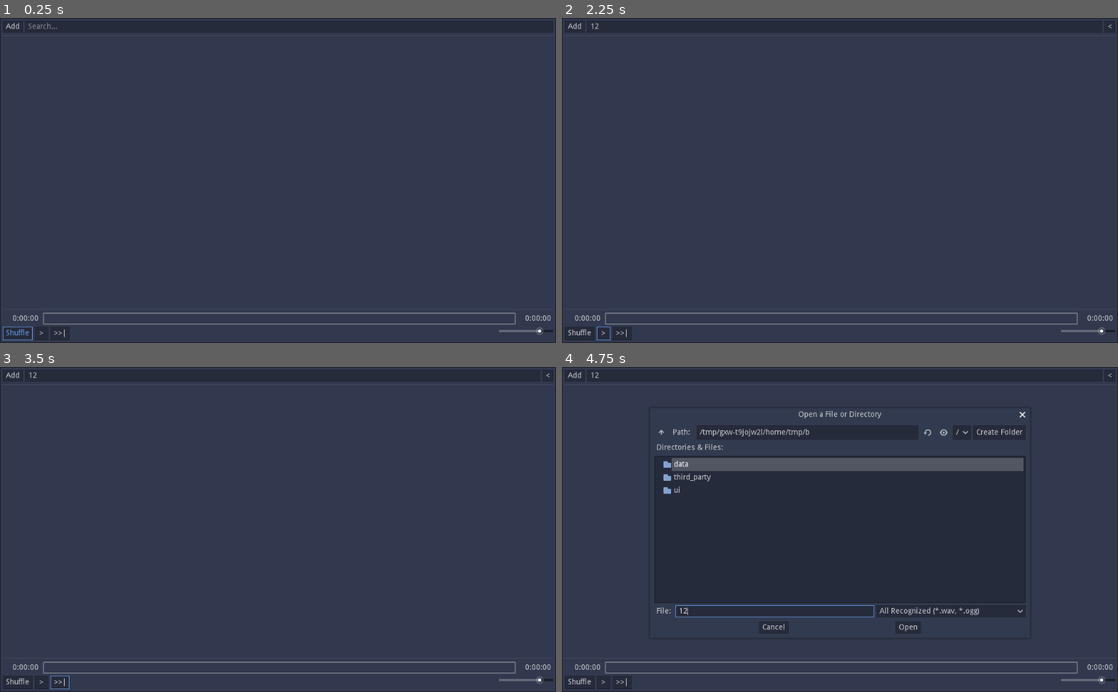
Above: before the commit, frames 1-4 (two rows, left to right).
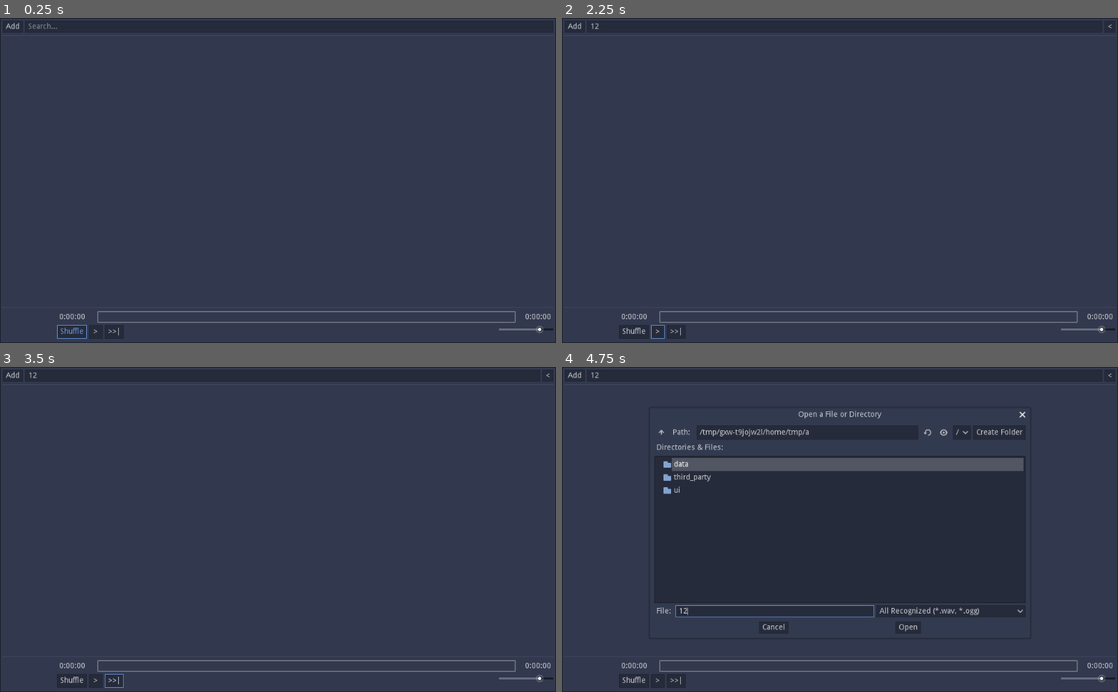
Above: after the commit, the same moments.

Repository: Wcubed/simple_music_player
Game: Godot game, scene res://ui/main.tscn
The game is run twice, just before and just after one commit, with the same random seed, the same clock (stepped at 60 frames per second) and the same inputs.
Inputs (mouse positions are in pixels of both pictures, inside the frame that each line leads up to):
- Up to frame 1 (0.25 s): no input
- Up to frame 2 (2.25 s): click (851, 27) at 0.52 s; type "12" at 0.6 s; click "Shuffle" at 1.25 s; click ">" at 2 s
- Up to frame 3 (3.5 s): click ">>|" at 2.75 s
- Up to frame 4 (4.75 s): click "Add" at 3.5 s; click (773, 610) at 4.27 s; type "12" at 4.35 s

The runs differ from the first frame. In frame 1, 1.8% of the frame differs, in the area x 0-100%, y 90-100%; in frame 2, 1.8%; in frame 3, 1.8%; in frame 4, 1.8%.

Commit message:
+ Can now load detached cover images.

Diff:
--- a/data/background_worker/background_worker.gd
+++ b/data/background_worker/background_worker.gd
@@ -3,21 +3,33 @@
 # Should be handled "deferred", otherwise the target function isn't called.
 signal results_ready()
 
-# TASK_SCAN_SONGS: scan a directory for songs, or check if a file is a song.
-# data: the path to the directory or file
-# result: a list of songs (if there are any)
-enum {TASK_SCAN_SONGS}
+# type: TASK_SCAN_SONGS - scan a directory for songs, or check if a file is a song.
+# task:
+#   path: directory or file to scan.
+# result:
+#   songs: Array of found `Songs`
+# type: TASK_LOAD_COVER_IMAGE - load a cover image for a song, if it exists.
+# task:
+#   path: path to the song to load thee cover image for.
+#   song_idx: index of the song in the library, for returning in the result
+# result:
+#   image: cover image
+#   song_idx: index of the song in the library.
+#
+enum {TASK_SCAN_SONGS, TASK_LOAD_COVER_IMAGE}
 
 const AUDIO_FILE_FILTERS := ["*.wav", "*.ogg"]
+const COVER_ART_FILE_EXTENSIONS := ["jpg", "png"]
 
 var Song := preload("../song.gd")
-var Result := preload("worker_result.gd")
 
 var _exit_thread := false
 
-# A queue of `worker_task`.
+# A queue of dictionaries specifying a task.
+# See the TASK_* enum for dictionary contents.
 var _work_queue := []
-# An array of `worker_result`
+# An array of dictionaries of task results.
+# See the TASK_* enum for dictionary contents.
 var _results := []
 
 var _current_result_data := []
@@ -45,7 +57,7 @@
 	_thread.wait_to_finish()
 
 
-func add_task(task: Object):
+func add_task(task: Dictionary):
 	_mutex.lock()
 	_work_queue.append(task)
 	_mutex.unlock()
@@ -77,25 +89,46 @@
 
 func _thread_do_work():
 	_mutex.lock()
-	var task: Object = _work_queue.pop_front()
+	var task: Dictionary = _work_queue.pop_front()
 	_mutex.unlock()
 
 	_current_result_data = []
 
-	if task.task_type == TASK_SCAN_SONGS:
-		var path: String = task.data
+	var task_type: int = task["type"]
+
+	if task_type == TASK_SCAN_SONGS:
+		var path: String = task["path"]
 		if _file_checker.file_exists(path):
 			if _thread_file_matches_audio_file_filters(path):
 				_thread_scan_song(path)
 		else:
 			_thread_scan_songs_recursive(path)
 
-		var result := Result.new(TASK_SCAN_SONGS, _current_result_data)
+		var result := {
+			"type": TASK_SCAN_SONGS,
+			"songs": _current_result_data
+		}
 		_mutex.lock()
 		_results.append(result)
 		_mutex.unlock()
 
 		emit_signal("results_ready")
+	elif task_type == TASK_LOAD_COVER_IMAGE:
+		var path: String = task["path"]
+		var image := _thread_try_load_detached_cover_art(path)
+
+		if image != null:
+			var result := {
+				"type": TASK_LOAD_COVER_IMAGE,
+				"image": image,
+				"song_idx": task["song_idx"],
+			}
+
+			_mutex.lock()
+			_results.append(result)
+			_mutex.unlock()
+
+			emit_signal("results_ready")
 
 
 func _thread_scan_song(path: String):
@@ -132,3 +165,22 @@
 			valid = true
 			break
 	return valid
+
+
+# Tries to load an image file with the same name as, and in the directory of, the song.
+# Returns `null` if there is no such image.
+func _thread_try_load_detached_cover_art(path: String) -> ImageTexture:
+	var base_path := path.get_basename()
+	for extension in COVER_ART_FILE_EXTENSIONS:
+		var potential_cover_art: String = base_path + "." + extension
+		if not _file_checker.file_exists(potential_cover_art):
+			continue
+
+		var cover_art := Image.new()
+		cover_art.load(potential_cover_art)
+
+		var texture := ImageTexture.new()
+		texture.create_from_image(cover_art)
+		return texture
+
+	return null
--- a/data/background_worker/worker_result.gd
+++ /dev/null
@@ -1,8 +0,0 @@
-extends Object
-
-var task_type
-var data
-
-func _init(type, data):
-	task_type = type
-	self.data = data
--- a/data/background_worker/worker_task.gd
+++ /dev/null
@@ -1,8 +0,0 @@
-extends Object
-
-var task_type
-var data
-
-func _init(type, data):
-	task_type = type
-	self.data = data
--- a/data/playlist.gd
+++ b/data/playlist.gd
@@ -2,12 +2,7 @@
 
 signal playlist_songs_updated()
 signal currently_playing_updated(idx, previous_idx)
-
-const AUDIO_FILE_FILTERS := ["*.wav", "*.ogg"]
-const COVER_ART_FILE_EXTENSIONS := ["jpg", "png"]
-
-
-var WorkerTask := preload("background_worker/worker_task.gd")
+signal cover_image_loaded(idx, image)
 
 var _songs := []
 
@@ -79,7 +74,19 @@
 
 
 func scan_for_songs(path: String):
-	var task := WorkerTask.new(_background_worker.TASK_SCAN_SONGS, path)
+	var task := {
+			"type": _background_worker.TASK_SCAN_SONGS,
+			"path": path
+		}
+	_background_worker.add_task(task)
+
+
+func scan_for_cover_art(song_path: String, idx: int):
+	var task := {
+			"type": _background_worker.TASK_LOAD_COVER_IMAGE,
+			"path": song_path,
+			"song_idx": idx,
+		}
 	_background_worker.add_task(task)
 
 
@@ -90,42 +97,24 @@
 		print("Adding: '%s'" % song.title)
 
 		_songs.append(song)
-		_shuffled_idxs_still_to_play[_songs.size()-1] = null
+		var idx := _songs.size() - 1
+		_shuffled_idxs_still_to_play[idx] = null
+
+		scan_for_cover_art(song.path, idx)
 
 	emit_signal("playlist_songs_updated")
-
-
-# Tries to load an image file with the same name as, and in the directory of, the song.
-# Returns `null` if there is no such image.
-func _try_load_detached_cover_art(path: String) -> ImageTexture:
-	# TODO: Return cover art and apply to song.
-	var base_path := path.get_basename()
-	for extension in COVER_ART_FILE_EXTENSIONS:
-		var potential_cover_art: String = base_path + "." + extension
-		if not _file_checker.file_exists(potential_cover_art):
-			continue
-
-		var cover_art := Image.new()
-		cover_art.load(potential_cover_art)
-		var texture := ImageTexture.new()
-		texture.create_from_image(cover_art)
-		return texture
-
-	return null
-
-
-func _file_matches_audio_file_filters(path: String) -> bool:
-	var valid := false
-	for filter in AUDIO_FILE_FILTERS:
-		if path.matchn(filter):
-			valid = true
-			break
-	return valid
 
 
 func _on_BackgroundWorker_results_ready():
 	var results: Array = _background_worker.get_results()
 
 	for result in results:
-		if result.task_type == _background_worker.TASK_SCAN_SONGS:
-			add_songs(result.data)
+		var type: int = result["type"]
+		if type == _background_worker.TASK_SCAN_SONGS:
+			add_songs(result["songs"])
+		elif type == _background_worker.TASK_LOAD_COVER_IMAGE:
+			var idx: int = result["song_idx"]
+			var image: ImageTexture = result["image"]
+
+			_songs[idx].image = image
+			emit_signal("cover_image_loaded", idx, image)
--- a/ui/main.gd
+++ b/ui/main.gd
@@ -20,7 +20,7 @@
 
 # Called when the node enters the scene tree for the first time.
 func _ready():
-	_song_load_dialog.filters = _playlist.AUDIO_FILE_FILTERS
+	_song_load_dialog.filters = _playlist._background_worker.AUDIO_FILE_FILTERS
 	_playlist_ui.set_playlist(_playlist)
 
 	_set_volume(0.8)
@@ -50,6 +50,7 @@
 	_playback_controls.update_song_title(song.title)
 	_playback_controls.update_total_time(_stream_total_length)
 	_playback_controls.update_time_playing(_playback_time)
+	_playback_controls.update_cover_image(song.image)
 
 	_play_audio()
 
--- a/ui/playback_controls.gd
+++ b/ui/playback_controls.gd
@@ -1,4 +1,4 @@
-extends VBoxContainer
+extends HBoxContainer
 
 signal play_requested()
 signal pause_requested()
@@ -9,14 +9,16 @@
 
 var _paused := true
 
-onready var _time_playing := $TopContainer/TimePlayingLabel
-onready var _total_time := $TopContainer/TotalTimeLabel
-onready var _song_progress := $TopContainer/SongProgress
+onready var _song_cover_image := $SongCoverImage
 
-onready var _play_pause_button := $BottomContainer/PlayPauseButton
-onready var _shuffle_button := $BottomContainer/ShuffleButton
-onready var _song_title := $BottomContainer/SongTitleLabel
-onready var _volume_slider := $BottomContainer/VolumeSlider
+onready var _time_playing := $VBoxContainer/TopContainer/TimePlayingLabel
+onready var _total_time := $VBoxContainer/TopContainer/TotalTimeLabel
+onready var _song_progress := $VBoxContainer/TopContainer/SongProgress
+
+onready var _play_pause_button := $VBoxContainer/BottomContainer/PlayPauseButton
+onready var _shuffle_button := $VBoxContainer/BottomContainer/ShuffleButton
+onready var _song_title := $VBoxContainer/BottomContainer/SongTitleLabel
+onready var _volume_slider := $VBoxContainer/BottomContainer/VolumeSlider
 
 
 # Called when the node enters the scene tree for the first time.
@@ -47,6 +49,10 @@
 		_play_pause_button.text = ">"
 	else:
 		_play_pause_button.text = "||"
+
+
+func update_cover_image(image: ImageTexture):
+	_song_cover_image.texture = image
 
 
 func update_song_title(title: String):
--- a/ui/playback_controls.tscn
+++ b/ui/playback_controls.tscn
@@ -2,7 +2,7 @@
 
 [ext_resource path="res://ui/playback_controls.gd" type="Script" id=1]
 
-[node name="PlaybackControls" type="VBoxContainer"]
+[node name="PlaybackControls" type="HBoxContainer"]
 anchor_right = 1.0
 anchor_bottom = 1.0
 script = ExtResource( 1 )
@@ -10,74 +10,86 @@
 "_edit_use_anchors_": false
 }
 
-[node name="TopContainer" type="HBoxContainer" parent="."]
+[node name="SongCoverImage" type="TextureRect" parent="."]
+margin_right = 96.0
+margin_bottom = 600.0
+rect_min_size = Vector2( 96, 54 )
+expand = true
+stretch_mode = 6
+
+[node name="VBoxContainer" type="VBoxContainer" parent="."]
+margin_left = 100.0
 margin_right = 1024.0
+margin_bottom = 600.0
+size_flags_horizontal = 3
+
+[node name="TopContainer" type="HBoxContainer" parent="VBoxContainer"]
+margin_right = 924.0
 margin_bottom = 22.0
 
-[node name="TimePlayingLabel" type="Label" parent="TopContainer"]
+[node name="TimePlayingLabel" type="Label" parent="VBoxContainer/TopContainer"]
 margin_right = 70.0
 margin_bottom = 22.0
 rect_min_size = Vector2( 70, 0 )
 text = "0:00:00"
-align = 2
 
-[node name="SongProgress" type="ProgressBar" parent="TopContainer"]
+[node name="SongProgress" type="ProgressBar" parent="VBoxContainer/TopContainer"]
 margin_left = 74.0
-margin_right = 955.0
+margin_right = 855.0
 margin_bottom = 22.0
 size_flags_horizontal = 3
 size_flags_vertical = 1
 step = 0.0
 percent_visible = false
 
-[node name="TotalTimeLabel" type="Label" parent="TopContainer"]
-margin_left = 959.0
-margin_right = 1024.0
+[node name="TotalTimeLabel" type="Label" parent="VBoxContainer/TopContainer"]
+margin_left = 859.0
+margin_right = 924.0
 margin_bottom = 22.0
 rect_min_size = Vector2( 65, 0 )
 text = "0:00:00"
 align = 2
 
-[node name="BottomContainer" type="HBoxContainer" parent="."]
+[node name="BottomContainer" type="HBoxContainer" parent="VBoxContainer"]
 margin_top = 26.0
-margin_right = 1024.0
+margin_right = 924.0
 margin_bottom = 51.0
 
-[node name="ShuffleButton" type="Button" parent="BottomContainer"]
+[node name="ShuffleButton" type="Button" parent="VBoxContainer/BottomContainer"]
 margin_right = 55.0
 margin_bottom = 25.0
 toggle_mode = true
 pressed = true
 text = "Shuffle"
 
-[node name="PlayPauseButton" type="Button" parent="BottomContainer"]
+[node name="PlayPauseButton" type="Button" parent="VBoxContainer/BottomContainer"]
 margin_left = 59.0
 margin_right = 84.0
 margin_bottom = 25.0
 rect_min_size = Vector2( 25, 25 )
 
-[node name="NextSongButton" type="Button" parent="BottomContainer"]
+[node name="NextSongButton" type="Button" parent="VBoxContainer/BottomContainer"]
 margin_left = 88.0
 margin_right = 123.0
 margin_bottom = 25.0
 text = ">>|"
 
-[node name="SongTitleLabel" type="Label" parent="BottomContainer"]
+[node name="SongTitleLabel" type="Label" parent="VBoxContainer/BottomContainer"]
 margin_left = 127.0
 margin_top = 1.0
-margin_right = 920.0
+margin_right = 820.0
 margin_bottom = 23.0
 size_flags_horizontal = 3
 clip_text = true
 
-[node name="VolumeSlider" type="HSlider" parent="BottomContainer"]
-margin_left = 924.0
-margin_right = 1024.0
+[node name="VolumeSlider" type="HSlider" parent="VBoxContainer/BottomContainer"]
+margin_left = 824.0
+margin_right = 924.0
 margin_bottom = 16.0
 rect_min_size = Vector2( 100, 0 )
 max_value = 1.0
 step = 0.1
-[connection signal="gui_input" from="TopContainer/SongProgress" to="." method="_on_SongProgress_gui_input"]
-[connection signal="pressed" from="BottomContainer/PlayPauseButton" to="." method="_on_PlayPauseButton_pressed"]
-[connection signal="pressed" from="BottomContainer/NextSongButton" to="." method="_on_NextSongButton_pressed"]
-[connection signal="value_changed" from="BottomContainer/VolumeSlider" to="." method="_on_VolumeSlider_value_changed"]
+[connection signal="gui_input" from="VBoxContainer/TopContainer/SongProgress" to="." method="_on_SongProgress_gui_input"]
+[connection signal="pressed" from="VBoxContainer/BottomContainer/PlayPauseButton" to="." method="_on_PlayPauseButton_pressed"]
+[connection signal="pressed" from="VBoxContainer/BottomContainer/NextSongButton" to="." method="_on_NextSongButton_pressed"]
+[connection signal="value_changed" from="VBoxContainer/BottomContainer/VolumeSlider" to="." method="_on_VolumeSlider_value_changed"]
--- a/ui/playlist_entry.gd
+++ b/ui/playlist_entry.gd
@@ -5,6 +5,7 @@
 const PLAYING_COLOR = Color(0.3, 1.0, 0.3)
 const NOT_PLAYING_COLOR = Color(0.9, 0.9, 0.9)
 
+onready var _cover_image := $CoverImage
 onready var _title := $Title
 
 
@@ -20,6 +21,13 @@
 func show_song(song: Object):
 	_title.text = song.title
 
+	if song.image != null:
+		update_image(song.image)
+
+
+func update_image(image: ImageTexture):
+	_cover_image.texture = image
+
 
 func show_currently_playing(playing: bool):
 	if playing:
--- a/ui/playlist_entry.tscn
+++ b/ui/playlist_entry.tscn
@@ -12,8 +12,16 @@
 "_edit_use_anchors_": false
 }
 
+[node name="CoverImage" type="TextureRect" parent="."]
+margin_right = 96.0
+margin_bottom = 600.0
+rect_min_size = Vector2( 96, 54 )
+expand = true
+stretch_mode = 5
+
 [node name="Title" type="Label" parent="."]
+margin_left = 100.0
 margin_top = 289.0
-margin_right = 8.0
+margin_right = 108.0
 margin_bottom = 311.0
 [connection signal="gui_input" from="." to="." method="_on_PlaylistEntry_gui_input"]
--- a/ui/playlist_ui.gd
+++ b/ui/playlist_ui.gd
@@ -24,10 +24,12 @@
 	if _playlist != null:
 		_playlist.disconnect("playlist_songs_updated", self, "_on_playlist_songs_updated")
 		_playlist.disconnect("currently_playing_updated", self, "_on_playlist_currently_playing_updated")
+		_playlist.disconnect("cover_image_loaded", self, "_on_playlist_cover_image_loaded")
 
 	_playlist = playlist
 	_playlist.connect("playlist_songs_updated", self, "_on_playlist_songs_updated")
 	_playlist.connect("currently_playing_updated", self, "_on_playlist_currently_playing_updated")
+	_playlist.connect("cover_image_loaded", self, "_on_playlist_cover_image_loaded")
 
 
 func _on_playlist_songs_updated():
@@ -86,3 +88,10 @@
 
 func _on_AddSongButton_pressed():
 	emit_signal("add_song_requested")
+
+
+func _on_playlist_cover_image_loaded(idx: int, image: ImageTexture):
+	if _container.get_child_count() <= idx:
+		return
+
+	_container.get_child(idx).update_image(image)
